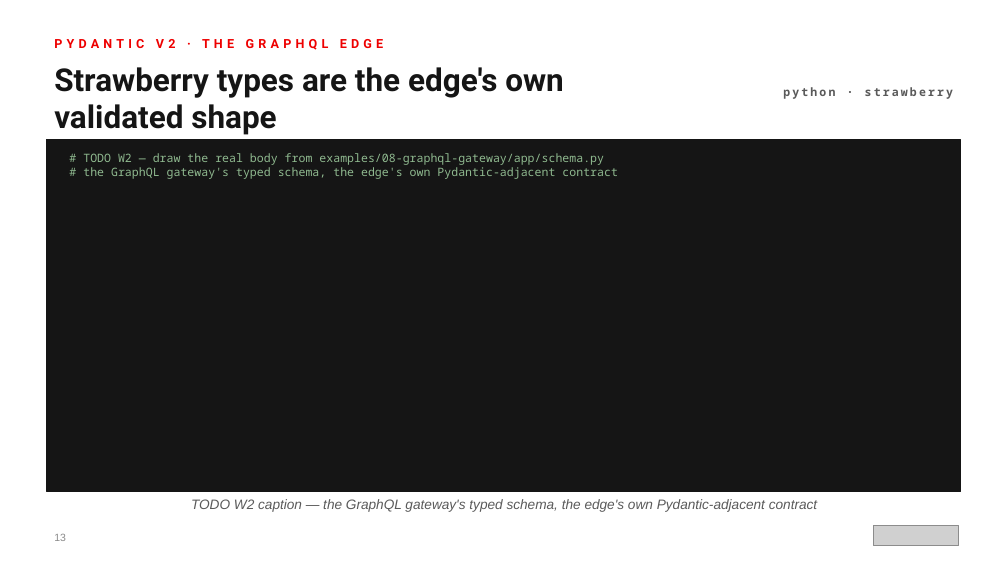
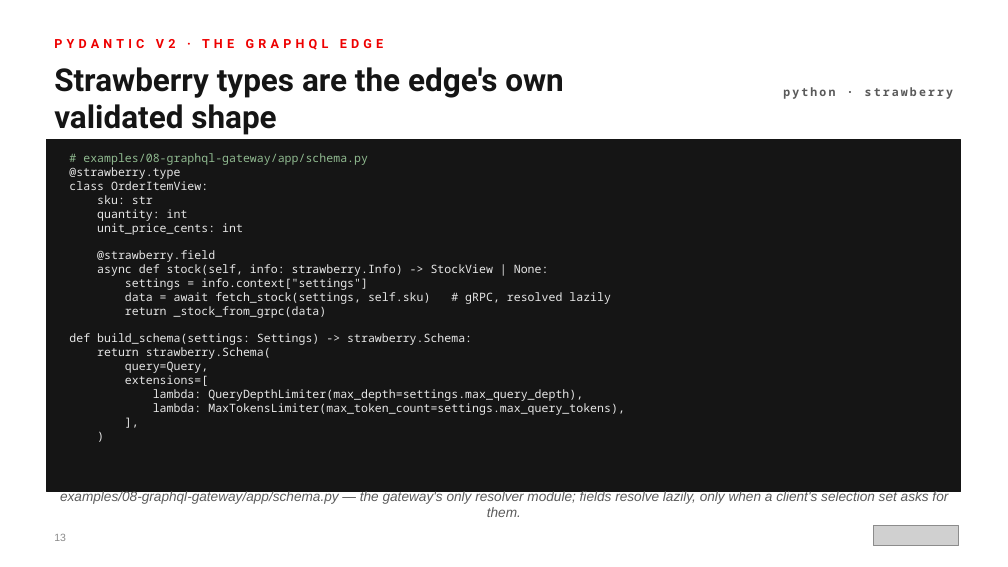
Before and after one commit to patterncatalyst/modernizing-enterprise-applications-python, a slide deck: slide 13 of presentation/modernizing-201-fastapi/Modernizing-201-FastAPI-r1.0.pptx. Drawn at 1008x567 pixels with LibreOffice and Linux fonts; fonts in the diff are those of the drawing; grey boxes stand for pictures. Boxes give left, top, right and bottom in pixels: in the first picture for what was removed or moved away, otherwise in the second. Text is boxed around its words. In the diff, an @@ line names an element or a change of style, - is before the commit and + after.

Commit message:
feat(decks): build 201-fastapi deck — async deep dive (42 slides, real examples/ code)

```diff
--- a/presentation/modernizing-201-fastapi/Modernizing-201-FastAPI-r1.0.pptx
+++ b/presentation/modernizing-201-fastapi/Modernizing-201-FastAPI-r1.0.pptx
@@ text at [69, 153, 625, 415]: text changed; text colour #8FB98F to #E6E6E6 @@
-# TODO W2 — draw the real body from examples/08-graphql-gateway/app/schema.py
-# the GraphQL gateway's typed schema, the edge's own Pydantic-adjacent contract
+# examples/08-graphql-gateway/app/schema.py
+@strawberry.type
+class OrderItemView:
+sku: str
+quantity: int
+unit_price_cents: int
+@strawberry.field
+async def stock(self, info: strawberry.Info) -> StockView | None:
+settings = info.context["settings"]
+data = await fetch_stock(settings, self.sku) # gRPC, resolved lazily
+return _stock_from_grpc(data)
+def build_schema(settings: Settings) -> strawberry.Schema:
+return strawberry.Schema(
+query=Query,
+extensions=[
+lambda: QueryDepthLimiter(max_depth=settings.max_query_depth),
+lambda: MaxTokensLimiter(max_token_count=settings.max_query_tokens),
+],
+)
@@ text at [60, 490, 948, 517]: text changed @@
-TODO W2 caption — the GraphQL gateway's typed schema, the edge's own Pydantic-adjacent contract
+examples/08-graphql-gateway/app/schema.py — the gateway's only resolver module; fields resolve lazily, only when a client's selection set asks for them.
```
Also in this commit, not shown: 34 other slides changed, 1 other file.
